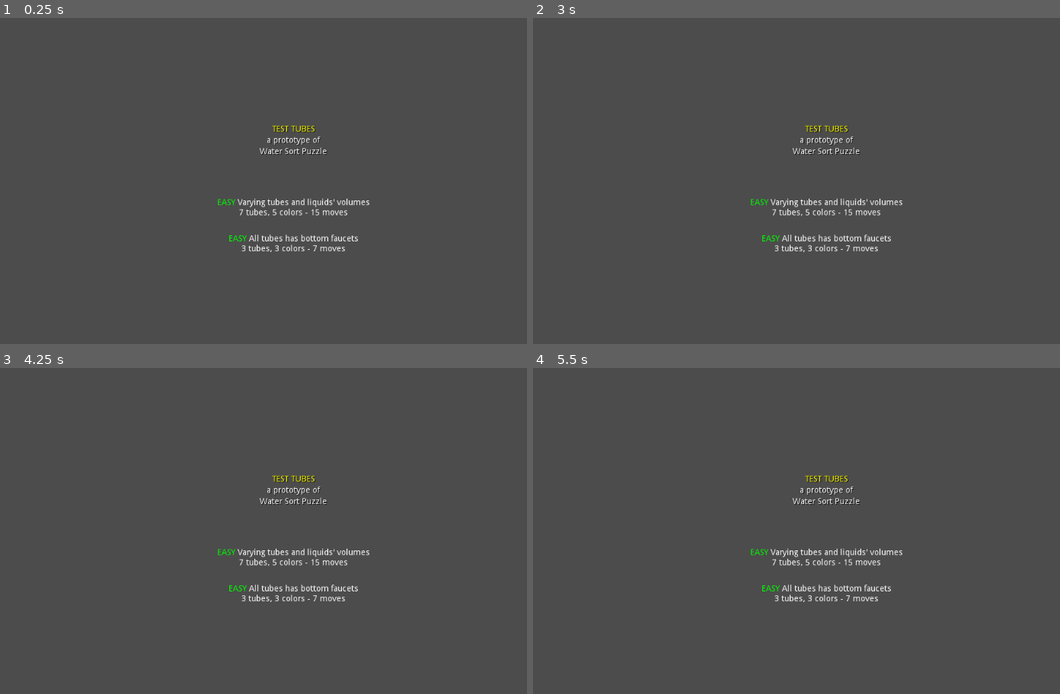
Above: before the commit, frames 1-4 (two rows, left to right).
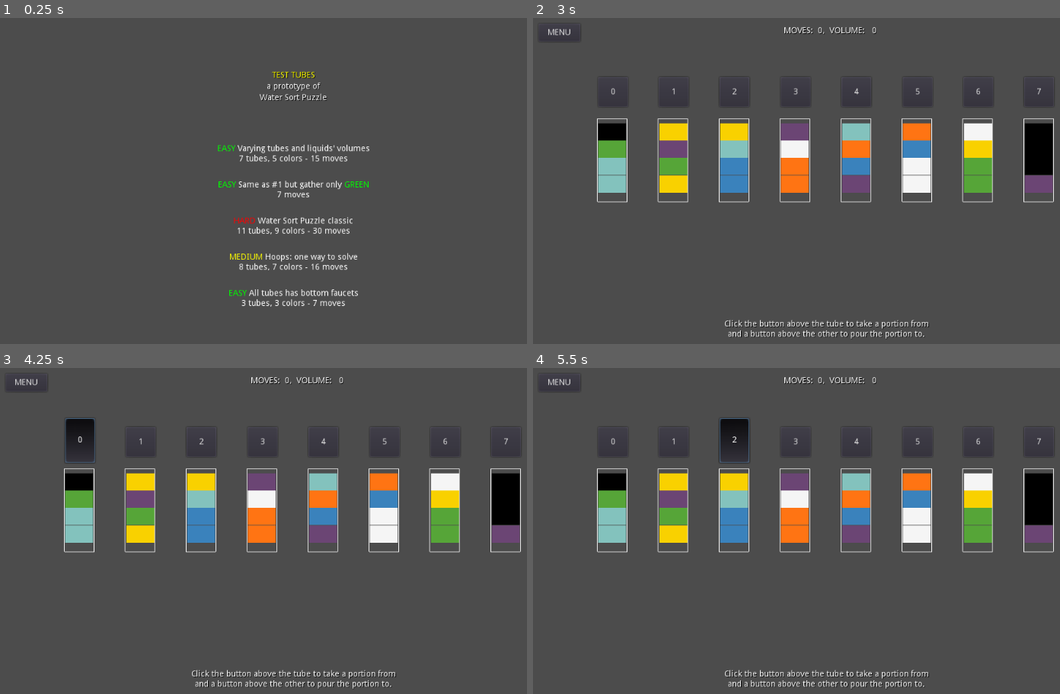
Above: after the commit, the same moments.

Repository: 1shevelov/test-tubes
Game: Godot game, scene res://scenes/Menu.tscn
The game is run twice, just before and just after one commit, with the same random seed, the same clock (stepped at 60 frames per second) and the same inputs.
Inputs (mouse positions are in pixels of both pictures, inside the frame that each line leads up to):
- Up to frame 1 (0.25 s): no input
- Up to frame 2 (3 s): tap Enter at 0.5, 2 s; move the mouse to (959, 171) at 0.52 s; click (959, 171) at 0.67 s; tap Space at 1.25, 2.75 s; move the mouse to (701, 207) at 1.27 s; click (701, 207) at 1.42 s; move the mouse to (886, 112) at 2.02 s; click (886, 112) at 2.17 s; move the mouse to (796, 259) at 2.77 s; click (796, 259) at 2.92 s
- Up to frame 3 (4.25 s): click (79, 442) at 3.5 s, where only the run after the commit has a clickable "0"
- Up to frame 4 (5.5 s): click (675, 442) at 4.25 s, where only the run after the commit has a clickable "1"; click (733, 442) at 5 s, where only the run after the commit has a clickable "2"

The runs differ from the first frame. In frame 1, 3.4% of the frame differs, in the area x 41-71%, y 16-89%; in frame 2, 12%; in frame 3, 13%; in frame 4, 13%, in the area x 1-99%, y 2-99%.

Commit message:
Finished moving levels to files

Diff:
--- a/levels/level1.json
+++ b/levels/level1.json
@@ -1 +1 @@
-{"tubes":[[5],[4,3],[0,5],[3,2,4],[5,3,2,4],[0,4,5,1,5],[0,0,0,0]],"desc":"[center][color=lime]EASY[/color] Varying tubes and liquids' volumes\n7 tubes, 5 colors - 15 moves[/center]","ratings":[{"stars":3,"moves":15,"vol":19},{"stars":2,"moves":15,"vol":20},{"stars":1,"moves":15,"vol":21}]    }
+{"tubes":[[5],[4,3],[0,5],[3,2,4],[5,3,2,4],[0,4,5,1,5],[0,0,0,0]],"desc":"[center][color=lime]EASY[/color] Varying tubes and liquids' volumes\n7 tubes, 5 colors - 15 moves[/center]","ratings":[{"stars":3,"moves":15,"vol":19},{"stars":2,"moves":15,"vol":20},{"stars":1,"moves":15,"vol":21}]}
--- /dev/null
+++ b/levels/level2.json
@@ -0,0 +1 @@
+{"tubes":[[5],[4,3],[0,5],[3,2,4],[5,3,2,4],[0,4,5,1,5],[0,0,0,0]],"desc":"[center][color=lime]EASY[/color] Same as #1 but gather only [color=lime]GREEN[/color]\n7 moves[/center]","win_color":5,"ratings":[{"stars":3,"moves":7,"vol":9},{"stars":2,"moves":8,"vol":11},{"stars":1,"moves":8,"vol":12}]}
--- /dev/null
+++ b/levels/level3.json
@@ -0,0 +1 @@
+{"tubes":[[1,2,3,4],[5,6,7,8],[8,6,6,1],[5,3,2,7],[2,5,8,1],[9,3,5,2],[4,9,9,8],[6,7,1,7],[3,9,4,4],[0,0,0,0],[0,0,0,0]],"desc":"[center][color=red]HARD[/color] Water Sort Puzzle classic\n11 tubes, 9 colors - 30 moves[/center]","ratings":[{"stars":3,"moves":30,"vol":43},{"stars":2,"moves":31,"vol":45},{"stars":1,"moves":35,"vol":46}]}
--- /dev/null
+++ b/levels/level4.json
@@ -0,0 +1 @@
+{"tubes":[[0,5,8,8],[3,6,5,3],[3,8,2,2],[6,4,7,7],[8,7,2,6],[7,2,4,4],[4,3,5,5],[0,0,0,6]],"desc":"[center][color=yellow]MEDIUM[/color] Hoops: one way to solve\n8 tubes, 7 colors - 16 moves[/center]","ratings":[{"stars":3,"moves":16,"vol":20},{"stars":2,"moves":16,"vol":21},{"stars":1,"moves":17,"vol":22}]}
--- a/scripts/Menu.gd
+++ b/scripts/Menu.gd
@@ -28,11 +28,11 @@
 func init_levels() -> void:
 	if !levels.empty():
 		levels.clear()
-	set_level1()
-	set_level2()
-	set_level3()
-	set_level4()
-	set_level5()
+#	set_level1()
+#	set_level2()
+#	set_level3()
+#	set_level4()
+#	set_level5()
 
 
 func make_levels_list() -> void:
@@ -87,128 +87,128 @@
 #		print_debug("Error while activating level 1")
 
 
-func set_level1() -> void:
-	var l := Level.new()
-	if l.set_tubes([
-		[5],
-		[4, 3],
-		[0, 5],
-		[3, 2, 4],
-		[5, 3, 2, 4],
-		[0, 4, 5, 1, 5],
-		[0, 0, 0, 0]
-	]):
-		l.description = "[center][color=lime]EASY[/color] Varying tubes and liquids' volumes\n7 tubes, 5 colors - 15 moves[/center]"
-		if !l.add_rating({"stars": 3, "moves": 15, "vol": 19}):
-			print_debug("Invalid rating")
-		if !l.add_rating({"stars": 2, "moves": 15, "vol": 20}):
-			print_debug("Invalid rating")
-		if !l.add_rating({"stars": 1, "moves": 15, "vol": 21}):
-			print_debug("Invalid rating")
-		levels.append(l)
-		#Globals.set_level(l)
-	else:
-		print_debug("Error while activating level 1")
-
-
-func set_level2() -> void:
-	var l := Level.new()
-	if l.set_tubes([
-		[5],
-		[4, 3],
-		[0, 5],
-		[3, 2, 4],
-		[5, 3, 2, 4],
-		[0, 4, 5, 1, 5],
-		[0, 0, 0, 0]
-	]):
-		l.description = "[center][color=lime]EASY[/color] Same as #1 but gather only [color=lime]GREEN[/color]\n7 moves[/center]"
-		l.win_condition = l.WIN_CONDITIONS.GATHER_ONE
-		l.win_color = 5
-		if !l.add_rating({"stars": 3, "moves": 7, "vol": 9}):
-			print_debug("Invalid rating")
-		if !l.add_rating({"stars": 2, "moves": 8, "vol": 11}):
-			print_debug("Invalid rating")
-		if !l.add_rating({"stars": 1, "moves": 8, "vol": 12}):
-			print_debug("Invalid rating")
-		levels.append(l)
-		#Globals.set_level(l)
-	else:
-		print_debug("Error while activating level 2")
-
-
-func set_level3() -> void:
-	var l := Level.new()
-	if l.set_tubes([
-		[1, 2, 3, 4],
-		[5, 6, 7, 8],
-		[8, 6, 6, 1],
-		[5, 3, 2, 7],
-		[2, 5, 8, 1],
-		[9, 3, 5, 2],
-		[4, 9, 9, 8],
-		[6, 7, 1, 7],
-		[3, 9, 4, 4],
-		[0, 0, 0, 0],
-		[0, 0, 0, 0]
-	]):
-		l.description = "[center][color=red]HARD[/color] Water Sort Puzzle classic\n11 tubes, 9 colors - 36 moves[/center]"
-		if !l.add_rating({"stars": 3, "moves": 15, "vol": 19}):
-			print_debug("Invalid rating")
-		if !l.add_rating({"stars": 2, "moves": 15, "vol": 20}):
-			print_debug("Invalid rating")
-		if !l.add_rating({"stars": 1, "moves": 16, "vol": 22}):
-			print_debug("Invalid rating")
-		levels.append(l)
-		#Globals.set_level(l)
-	else:
-		print_debug("Error while activating level 3")
-
-
-func set_level4() -> void:
-	var l := Level.new()
-	if l.set_tubes([
-		[0, 5, 8, 8],
-		[3, 6, 5, 3],
-		[3, 8, 2, 2],
-		[6, 4, 7, 7],
-		[8, 7, 2, 6],
-		[7, 2, 4, 4],
-		[4, 3, 5, 5],
-		[0, 0, 0, 6]
-	]):
-		l.description = "[center][color=yellow]MEDIUM[/color] Hoops: one way to solve\n8 tubes, 7 colors - 16 moves[/center]"
-		if !l.add_rating({"stars": 3, "moves": 16, "vol": 20}):
-			print_debug("Invalid rating")
-		if !l.add_rating({"stars": 2, "moves": 16, "vol": 21}):
-			print_debug("Invalid rating")
-		if !l.add_rating({"stars": 1, "moves": 17, "vol": 22}):
-			print_debug("Invalid rating")
-		levels.append(l)
-		#Globals.set_level(l)
-	else:
-		print_debug("Error while activating level 4")
-
-
-func set_level5() -> void:
-	var l := Level.new()
-	if l.set_tubes([
-		[0, 0, 1, 2, 5],
-		[0, 0, 5, 2, 1],
-		[0, 5, 1, 5, 2]
-	]):
-		if !l.set_drains([Tube.DRAINS.BOTH, Tube.DRAINS.BOTH, Tube.DRAINS.BOTH]):
-			print_debug("Invalid drains array")
-		l.description = "[center][color=lime]EASY[/color] All tubes has bottom faucets\n3 tubes, 3 colors - 7 moves[/center]"
-		if !l.add_rating({"stars": 3, "moves": 7, "vol": 7}):
-			print_debug("Invalid rating")
-		if !l.add_rating({"stars": 2, "moves": 7, "vol": 8}):
-			print_debug("Invalid rating")
-		if !l.add_rating({"stars": 1, "moves": 8, "vol": 9}):
-			print_debug("Invalid rating")
-		levels.append(l)
-	else:
-		print_debug("Error while activating level 5")
+#func set_level1() -> void:
+#	var l := Level.new()
+#	if l.set_tubes([
+#		[5],
+#		[4, 3],
+#		[0, 5],
+#		[3, 2, 4],
+#		[5, 3, 2, 4],
+#		[0, 4, 5, 1, 5],
+#		[0, 0, 0, 0]
+#	]):
+#		l.description = "[center][color=lime]EASY[/color] Varying tubes and liquids' volumes\n7 tubes, 5 colors - 15 moves[/center]"
+#		if !l.add_rating({"stars": 3, "moves": 15, "vol": 19}):
+#			print_debug("Invalid rating")
+#		if !l.add_rating({"stars": 2, "moves": 15, "vol": 20}):
+#			print_debug("Invalid rating")
+#		if !l.add_rating({"stars": 1, "moves": 15, "vol": 21}):
+#			print_debug("Invalid rating")
+#		levels.append(l)
+#		#Globals.set_level(l)
+#	else:
+#		print_debug("Error while activating level 1")
+#
+#
+#func set_level2() -> void:
+#	var l := Level.new()
+#	if l.set_tubes([
+#		[5],
+#		[4, 3],
+#		[0, 5],
+#		[3, 2, 4],
+#		[5, 3, 2, 4],
+#		[0, 4, 5, 1, 5],
+#		[0, 0, 0, 0]
+#	]):
+#		l.description = "[center][color=lime]EASY[/color] Same as #1 but gather only [color=lime]GREEN[/color]\n7 moves[/center]"
+#		l.win_condition = l.WIN_CONDITIONS.GATHER_ONE
+#		l.win_color = 5
+#		if !l.add_rating({"stars": 3, "moves": 7, "vol": 9}):
+#			print_debug("Invalid rating")
+#		if !l.add_rating({"stars": 2, "moves": 8, "vol": 11}):
+#			print_debug("Invalid rating")
+#		if !l.add_rating({"stars": 1, "moves": 8, "vol": 12}):
+#			print_debug("Invalid rating")
+#		levels.append(l)
+#		#Globals.set_level(l)
+#	else:
+#		print_debug("Error while activating level 2")
+#
+#
+#func set_level3() -> void:
+#	var l := Level.new()
+#	if l.set_tubes([
+#		[1, 2, 3, 4],
+#		[5, 6, 7, 8],
+#		[8, 6, 6, 1],
+#		[5, 3, 2, 7],
+#		[2, 5, 8, 1],
+#		[9, 3, 5, 2],
+#		[4, 9, 9, 8],
+#		[6, 7, 1, 7],
+#		[3, 9, 4, 4],
+#		[0, 0, 0, 0],
+#		[0, 0, 0, 0]
+#	]):
+#		l.description = "[center][color=red]HARD[/color] Water Sort Puzzle classic\n11 tubes, 9 colors - 36 moves[/center]"
+#		if !l.add_rating({"stars": 3, "moves": 15, "vol": 19}):
+#			print_debug("Invalid rating")
+#		if !l.add_rating({"stars": 2, "moves": 15, "vol": 20}):
+#			print_debug("Invalid rating")
+#		if !l.add_rating({"stars": 1, "moves": 16, "vol": 22}):
+#			print_debug("Invalid rating")
+#		levels.append(l)
+#		#Globals.set_level(l)
+#	else:
+#		print_debug("Error while activating level 3")
+#
+#
+#func set_level4() -> void:
+#	var l := Level.new()
+#	if l.set_tubes([
+#		[0, 5, 8, 8],
+#		[3, 6, 5, 3],
+#		[3, 8, 2, 2],
+#		[6, 4, 7, 7],
+#		[8, 7, 2, 6],
+#		[7, 2, 4, 4],
+#		[4, 3, 5, 5],
+#		[0, 0, 0, 6]
+#	]):
+#		l.description = "[center][color=yellow]MEDIUM[/color] Hoops: one way to solve\n8 tubes, 7 colors - 16 moves[/center]"
+#		if !l.add_rating({"stars": 3, "moves": 16, "vol": 20}):
+#			print_debug("Invalid rating")
+#		if !l.add_rating({"stars": 2, "moves": 16, "vol": 21}):
+#			print_debug("Invalid rating")
+#		if !l.add_rating({"stars": 1, "moves": 17, "vol": 22}):
+#			print_debug("Invalid rating")
+#		levels.append(l)
+#		#Globals.set_level(l)
+#	else:
+#		print_debug("Error while activating level 4")
+#
+#
+#func set_level5() -> void:
+#	var l := Level.new()
+#	if l.set_tubes([
+#		[0, 0, 1, 2, 5],
+#		[0, 0, 5, 2, 1],
+#		[0, 5, 1, 5, 2]
+#	]):
+#		if !l.set_drains([Tube.DRAINS.BOTH, Tube.DRAINS.BOTH, Tube.DRAINS.BOTH]):
+#			print_debug("Invalid drains array")
+#		l.description = "[center][color=lime]EASY[/color] All tubes has bottom faucets\n3 tubes, 3 colors - 7 moves[/center]"
+#		if !l.add_rating({"stars": 3, "moves": 7, "vol": 7}):
+#			print_debug("Invalid rating")
+#		if !l.add_rating({"stars": 2, "moves": 7, "vol": 8}):
+#			print_debug("Invalid rating")
+#		if !l.add_rating({"stars": 1, "moves": 8, "vol": 9}):
+#			print_debug("Invalid rating")
+#		levels.append(l)
+#	else:
+#		print_debug("Error while activating level 5")
 
 
 func load_levels() -> void:
Not shown, added: levels/level examples.txt
Not shown, removed: levels/level1 example.txt
Renamed: levels/level6.json -> levels/level5.json
